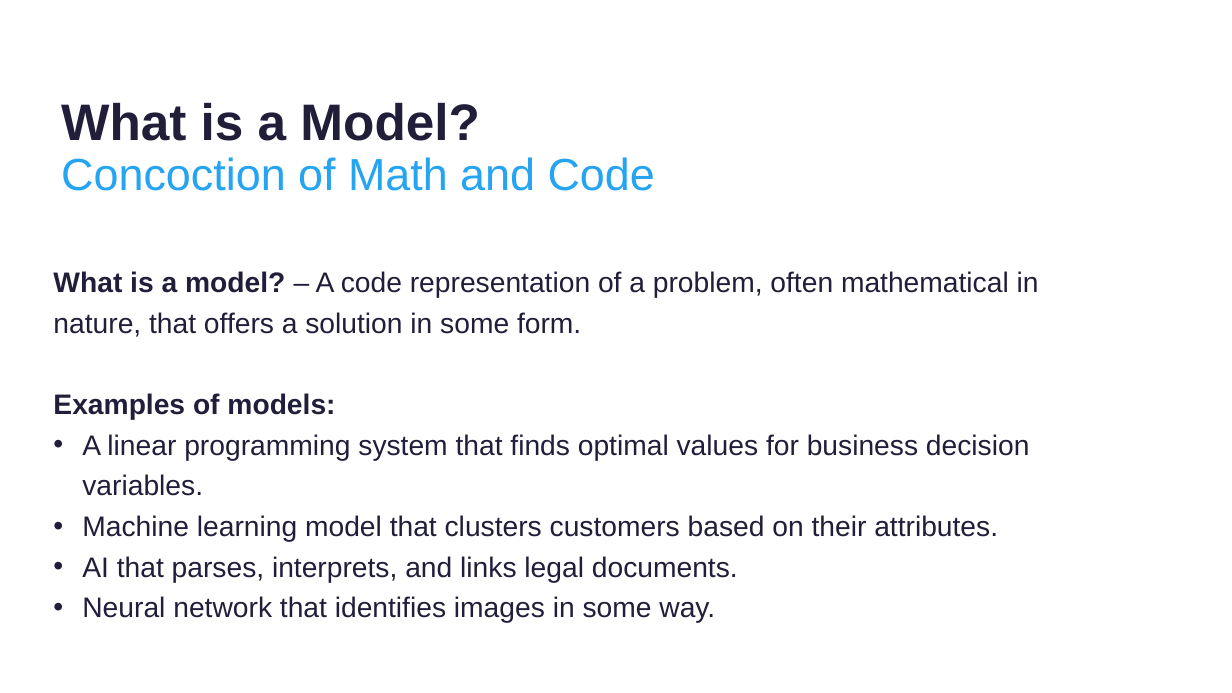
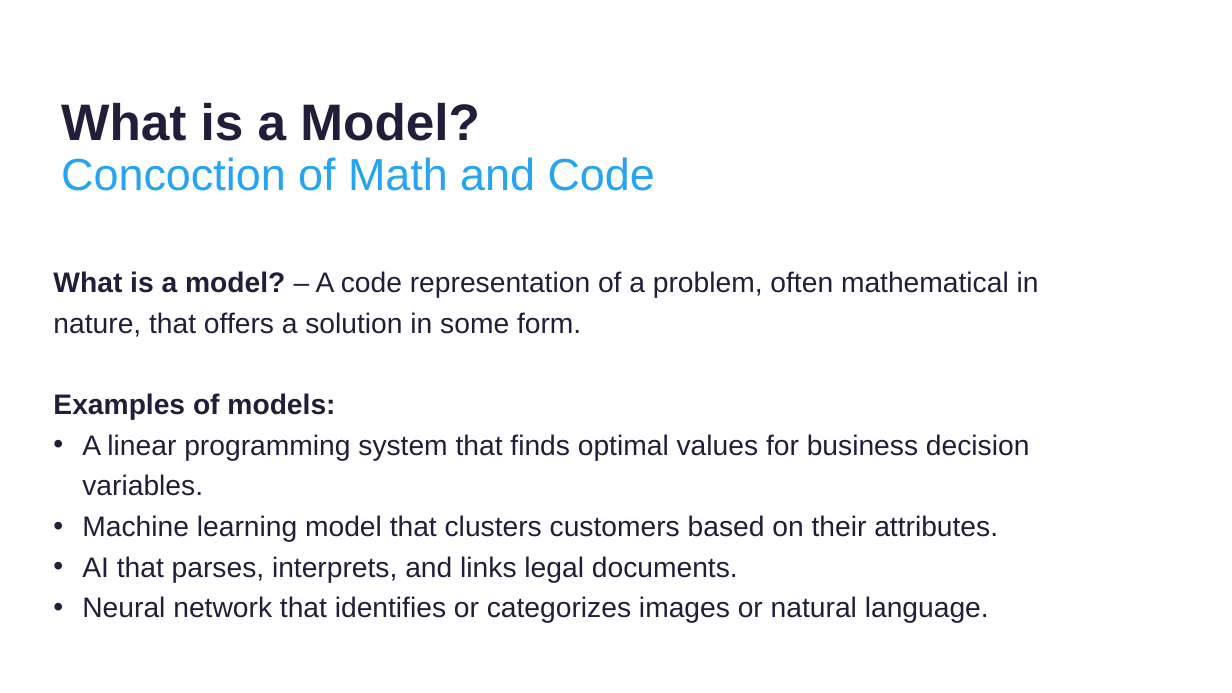
Before and after one commit to thomasnield/kotlinconf-datascience-talk, a slide deck: slide 10 of kotlin_for_data_science.pptx. Drawn at 1232x693 pixels with LibreOffice and Linux fonts; fonts in the diff are those of the drawing; background and template pictures are left out. Boxes give left, top, right and bottom in pixels: in the first picture for what was removed or moved away, otherwise in the second. Text is boxed around its words. In the diff, an @@ line names an element or a change of style, - is before the commit and + after.

```diff
--- a/kotlin_for_data_science.pptx
+++ b/kotlin_for_data_science.pptx
@@ text at [82,596,989,623]: text changed @@
-• Neural network that identifies images in some way.
+• Neural network that identifies or categorizes images or natural language.
```
Also in this commit, not shown: 2 other slides changed.
